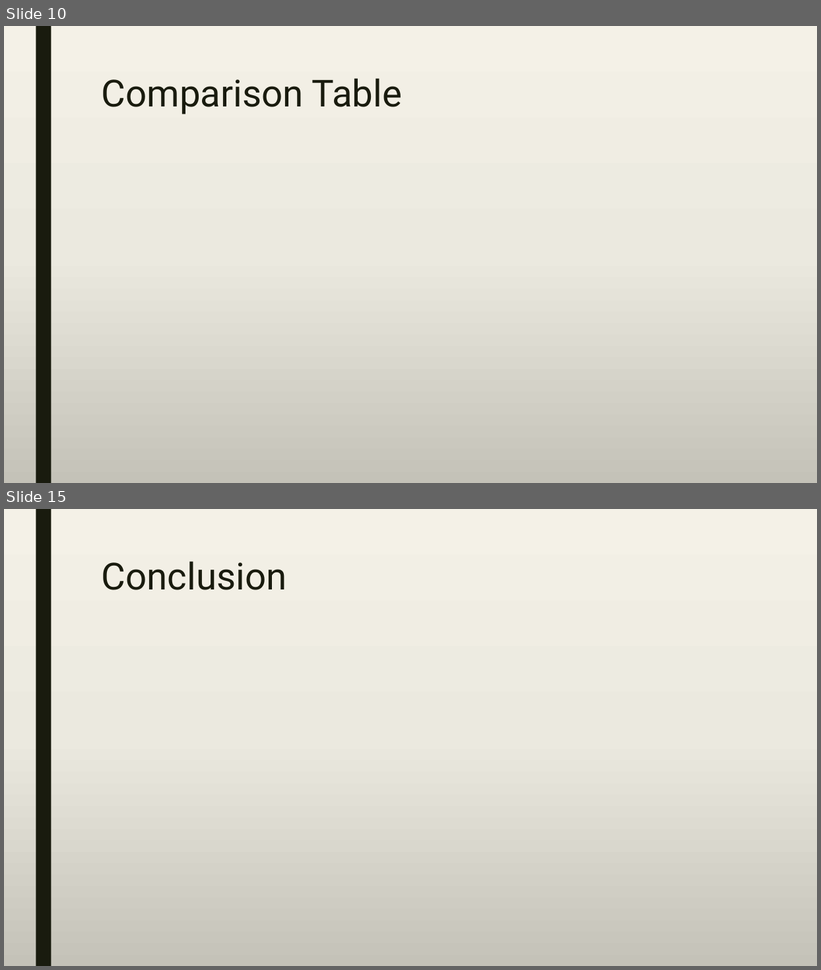
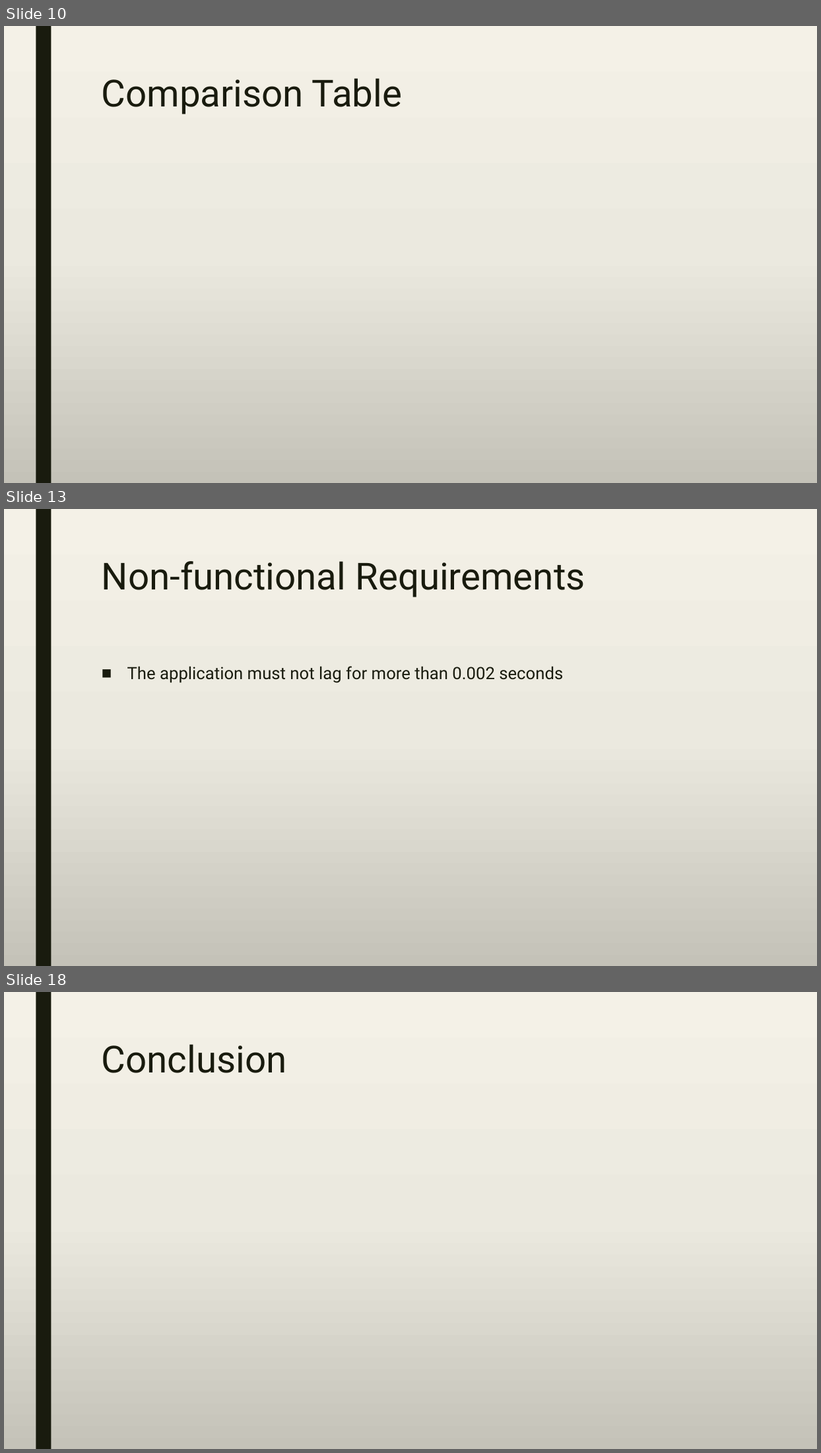
Before and after one commit to A-3li/Capstone, a slide deck: Capstone.pptx. Shown one above the other, each under a label of ours: slides 10 and 15 before the commit, slides 10, 13 and 18 after it; the slides between them are not shown. The pictures are 821x970 and 821x1453 pixels, drawn with LibreOffice and Linux fonts; fonts in the diff are those of the drawing. Boxes give left, top, right and bottom in pixels: in the first picture for what was removed or moved away, otherwise in the second. Text is boxed around its words. In the diff, an @@ line names an element or a change of style, - is before the commit and + after.

```diff
--- a/Capstone.pptx
+++ b/Capstone.pptx
@@ slide 13 added at box(4, 509, 817, 966), background gradient #F4F2E7 to #EBEAE0 to #C4C3B9; not listed: 1 template element that a slide beside it also shows @@
@@ title added at box(102, 561, 585, 597), 44 pt, text #191B0E @@
+Non-functional Requirements
@@ text added at box(127, 666, 563, 683), 20 pt, text #191B0E @@
+■ The application must not lag for more than 0.002 seconds
@@ what was slide 15 is now slide 18 @@
```
Also in this commit, not shown: 7 slides changed, 3 other slides added, 1 slide removed.
